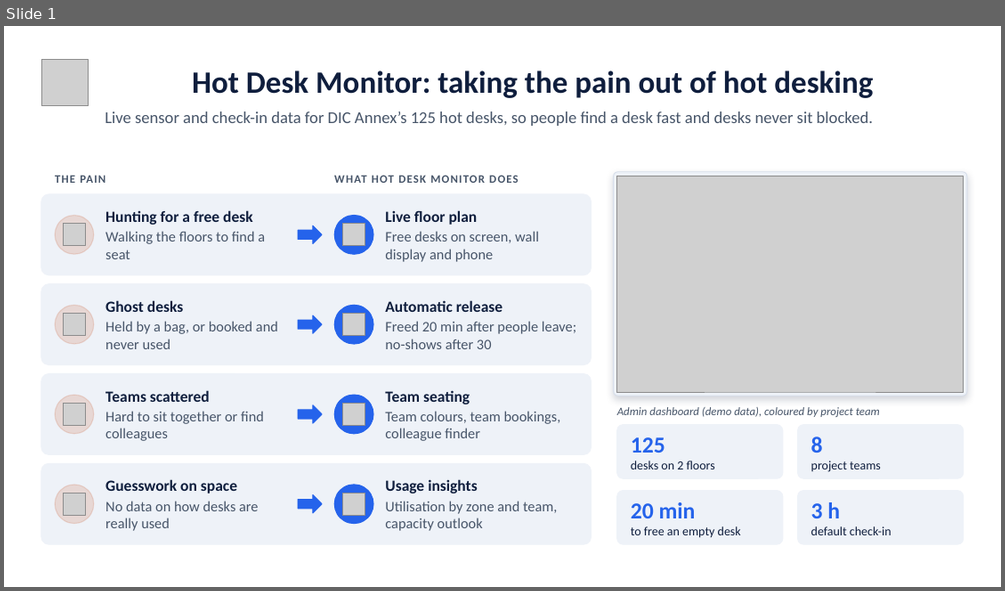
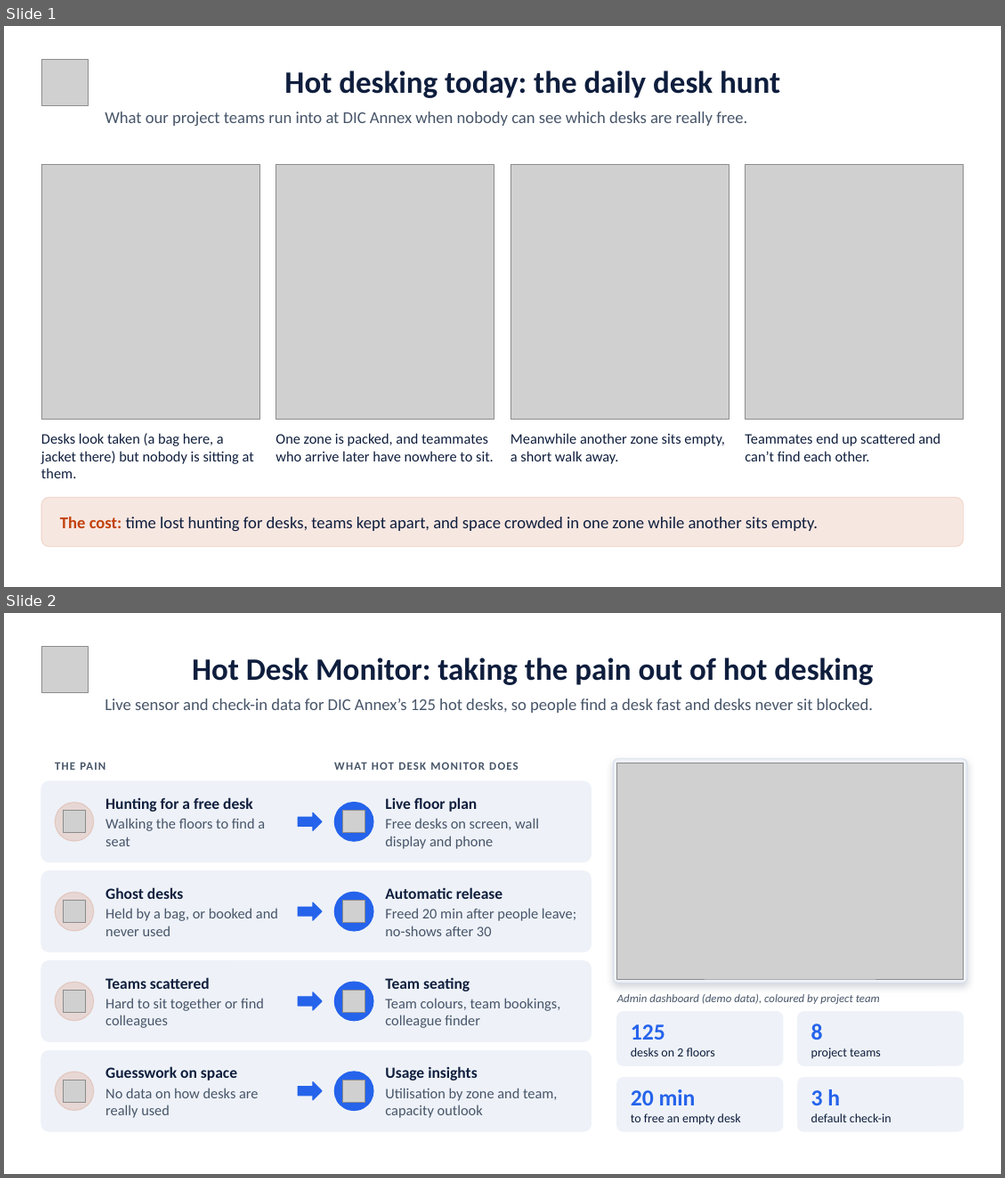
Before and after one commit to yyuetmeng/hotdesk, a slide deck: docs/Hot-Desk-Monitor.pptx. Shown one above the other, each under a label of ours: slide 1 before the commit, slides 1 and 2 after it. The pictures are 1005x591 and 1005x1178 pixels, drawn with LibreOffice and Linux fonts; fonts in the diff are those of the drawing; grey boxes stand for pictures. Boxes give left, top, right and bottom in pixels: in the first picture for what was removed or moved away, otherwise in the second. Text is boxed around its words. In the diff, an @@ line names an element or a change of style, - is before the commit and + after.

```diff
--- a/docs/Hot-Desk-Monitor.pptx
+++ b/docs/Hot-Desk-Monitor.pptx
@@ slide 1 added at <box>4,26,1001,587</box>, background #FFFFFF @@
@@ picture added at <box>41,60,88,106</box> @@
@@ title added at <box>284,70,780,98</box>, 30 pt, text #0F1E3D, bold @@
+Hot desking today: the daily desk hunt
@@ text added at <box>105,111,747,126</box>, 16 pt, text #475569 @@
+What our project teams run into at DIC Annex when nobody can see which desks are really free.
@@ picture added at <box>41,164,259,419</box> @@
@@ picture added at <box>276,164,494,419</box> @@
@@ picture added at <box>510,164,728,419</box> @@
@@ picture added at <box>745,164,963,419</box> @@
@@ text added at <box>41,433,254,478</box>, 14 pt, text #0F1E3D @@
+Desks look taken (a bag here, a jacket there) but nobody is sitting at them.
@@ text added at <box>275,433,494,461</box>, 14 pt, text #0F1E3D @@
+One zone is packed, and teammates who arrive later have nowhere to sit.
@@ text added at <box>510,433,725,464</box>, 14 pt, text #0F1E3D @@
+Meanwhile another zone sits empty, a short walk away.
@@ text added at <box>744,433,940,461</box>, 14 pt, text #0F1E3D @@
+Teammates end up scattered and can’t find each other.
@@ rounded rectangle added at <box>41,497,963,547</box>, fill #C2410C at 12% opacity, outline #C2410C 1 pt @@
@@ text added at <box>60,516,817,531</box>, 16 pt, text #0F1E3D @@
+The cost: time lost hunting for desks, teams kept apart, and space crowded in one zone while another sits empty.
@@ what was slide 1 is now slide 2 @@
```
